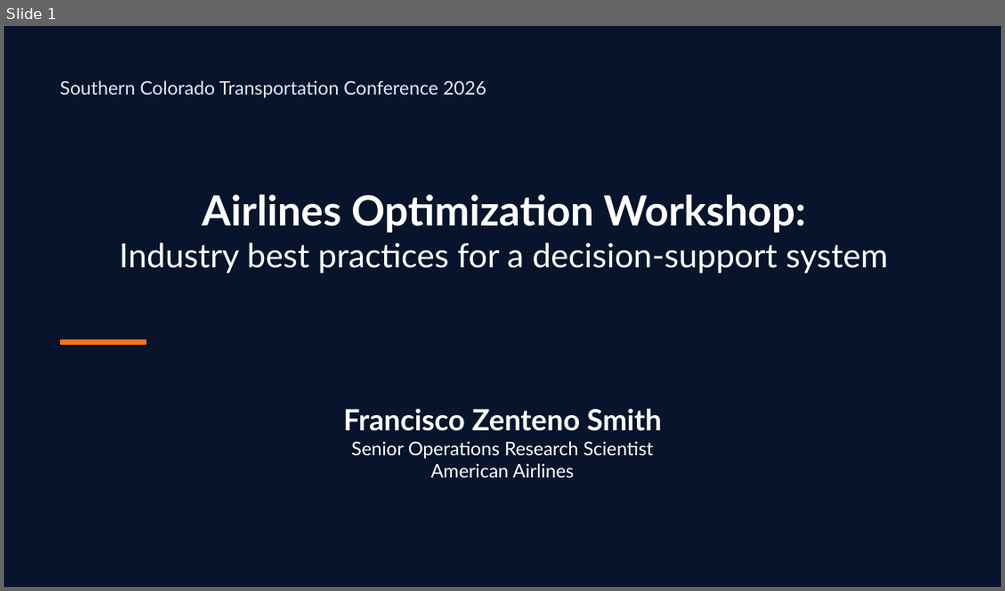
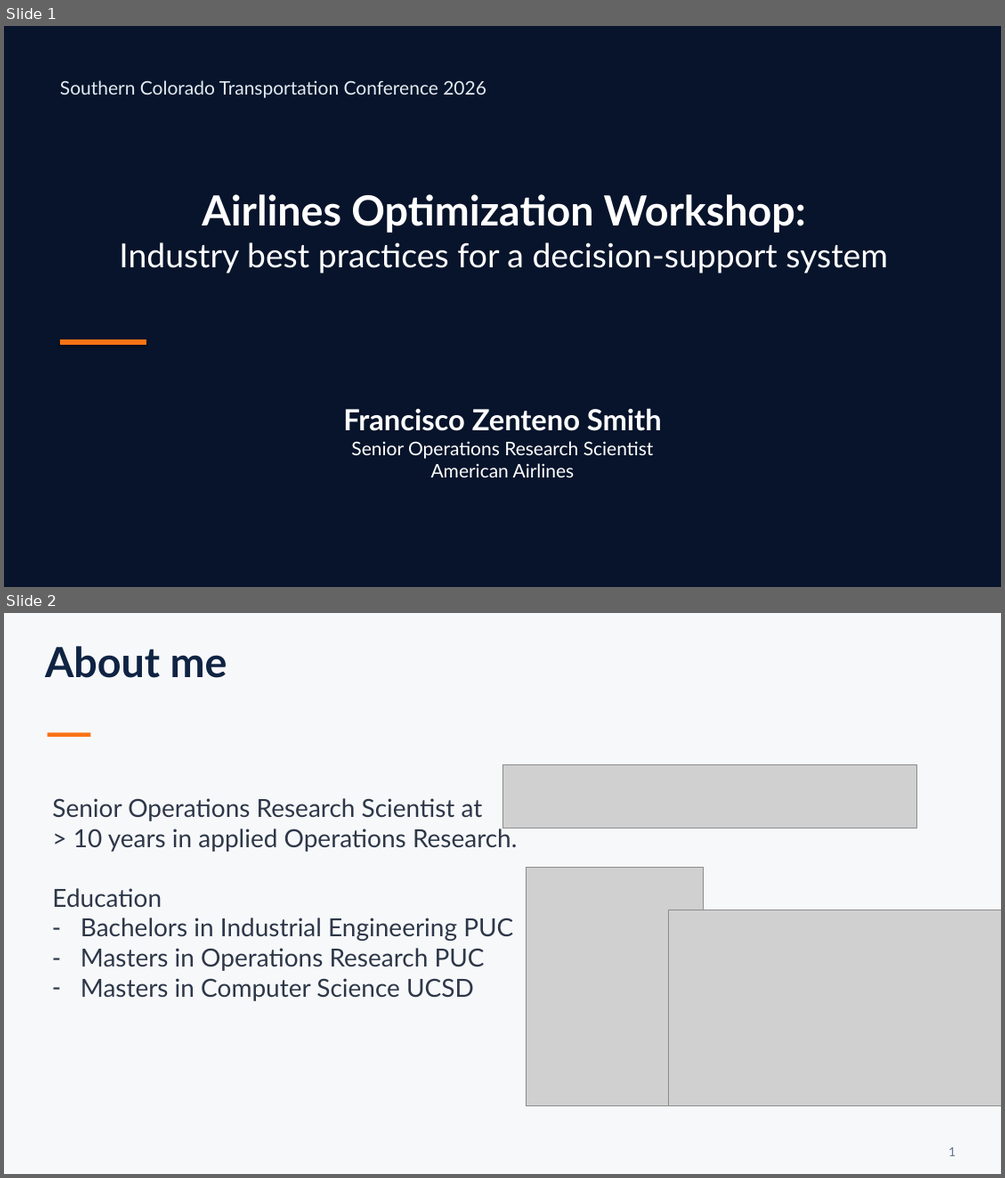
Before and after one commit to sefop/sefop-sctc-2026, a slide deck: SCTC-2026-Airlines-Optimization-Workshop.pptx. Shown one above the other, each under a label of ours: slide 1 before the commit, slides 1 and 2 after it. The pictures are 1005x591 and 1005x1178 pixels, drawn with LibreOffice and Linux fonts; fonts in the diff are those of the drawing; grey boxes stand for pictures. Boxes give left, top, right and bottom in pixels: in the first picture for what was removed or moved away, otherwise in the second. Text is boxed around its words. In the diff, an @@ line names an element or a change of style, - is before the commit and + after.

```diff
--- a/SCTC-2026-Airlines-Optimization-Workshop.pptx
+++ b/SCTC-2026-Airlines-Optimization-Workshop.pptx
@@ slide 2 added at [4,613,1001,1174], background #F7F8FA @@
@@ text added at [45,646,227,678], 40 pt, text #0F2343, bold @@
+About me
@@ rectangle added at [48,732,90,737], fill #F97316 @@
@@ picture added at [502,765,917,827] @@
@@ text added at [52,798,517,1001], 24 pt, text #2D3748 @@
+Senior Operations Research Scientist at
+> 10 years in applied Operations Research.
+Education
+– Bachelors in Industrial Engineering PUC
+– Masters in Operations Research PUC
+  Masters in Computer Science UCSD
@@ picture added at [526,868,704,1106] @@
@@ picture added at [668,910,1001,1107] @@
@@ text added at [948,1147,955,1156], 12 pt, text #64748B @@
+1
```
Also in this commit, not shown: 17 slides changed, 7 other slides added, 1 slide removed, 3 other files.
